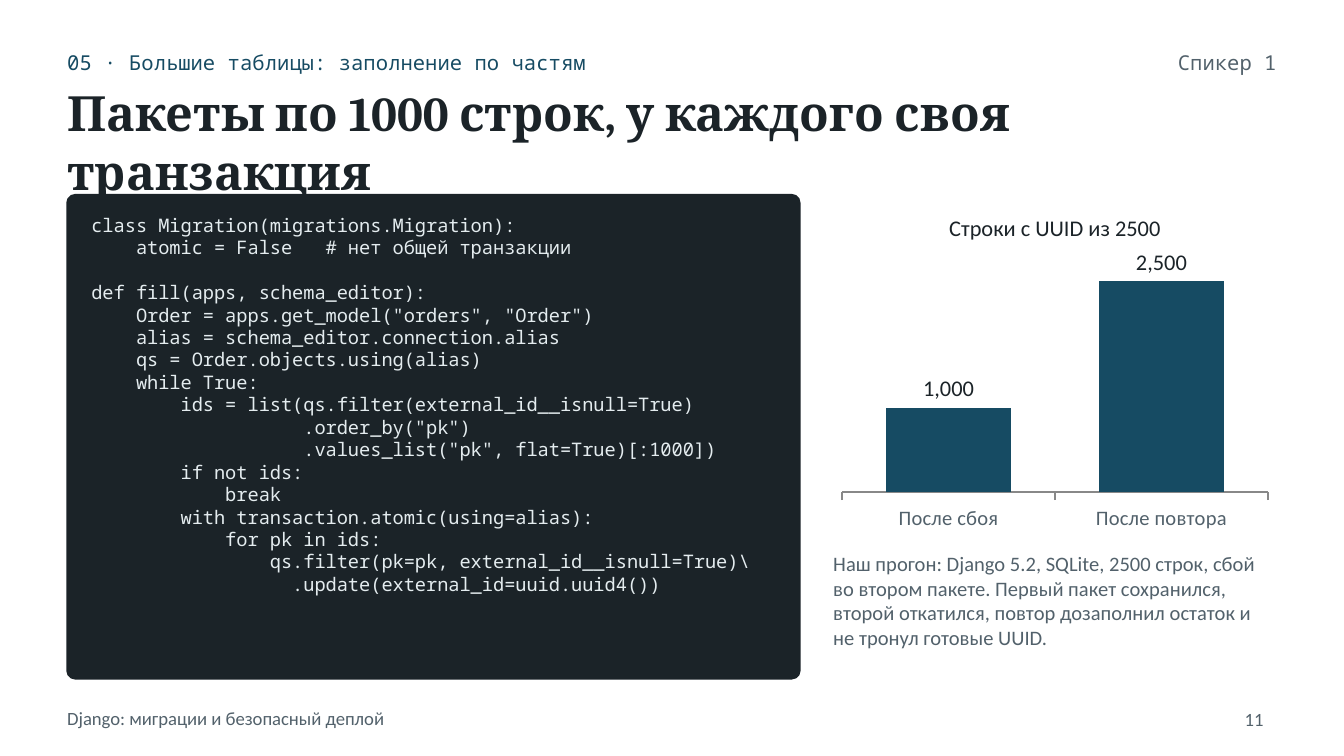
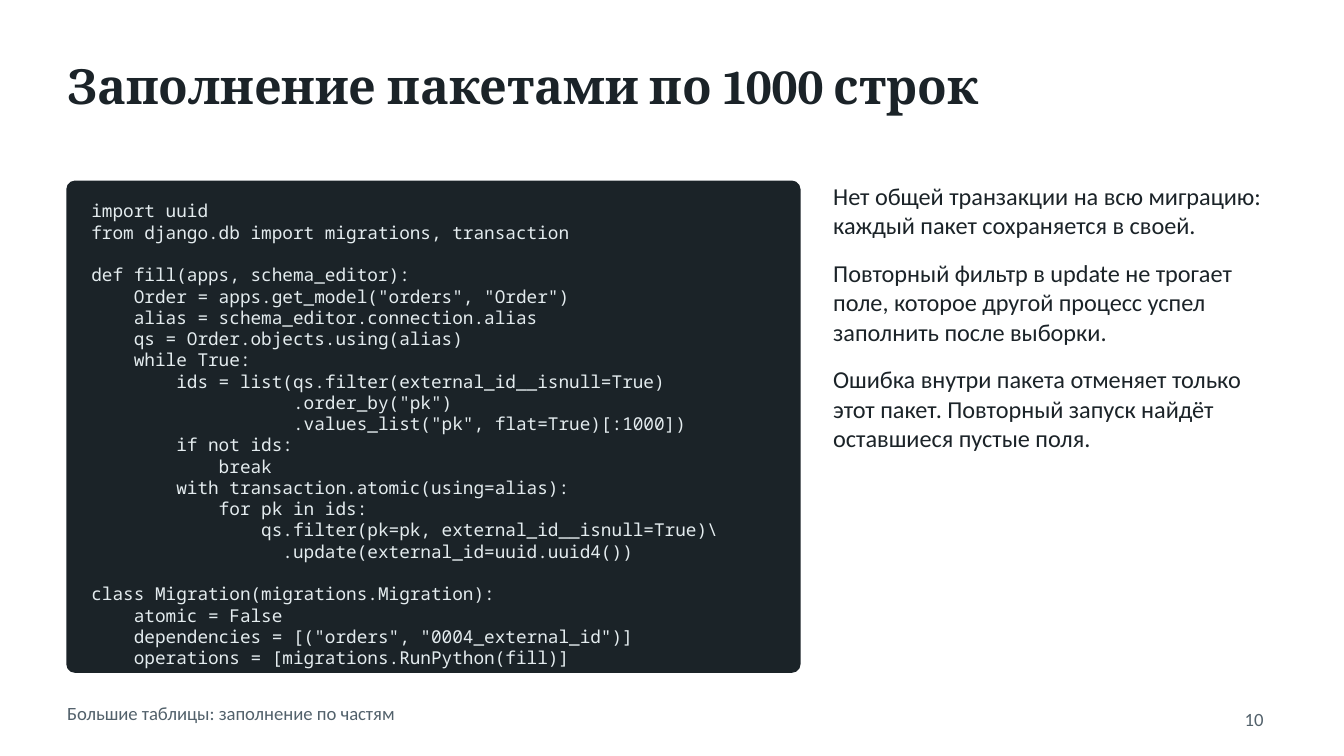
Before and after one commit to Aalerti/django-migrations-report, a slide deck: slide 10 of django_migrations_presentation.pptx (slide 11 before the commit). Drawn at 1344x756 pixels with LibreOffice and Linux fonts; fonts in the diff are those of the drawing. Boxes give left, top, right and bottom in pixels: in the first picture for what was removed or moved away, otherwise in the second. Text is boxed around its words. In the diff, an @@ line names an element or a change of style, - is before the commit and + after.

```diff
--- a/django_migrations_presentation.pptx
+++ b/django_migrations_presentation.pptx
@@ text removed at (x1=1178, y1=55, x2=1276, y2=75) @@
-Спикер 1
@@ title at (x1=67, y1=69, x2=979, y2=116): text changed @@
-Пакеты по 1000 строк, у каждого своя транзакция
+Заполнение пакетами по 1000 строк
@@ rounded rectangle resized from (x1=67, y1=195, x2=800, y2=679) to (x1=67, y1=181, x2=800, y2=672) @@
@@ rounded rectangle at (x1=67, y1=181, x2=800, y2=672): proportions changed @@
@@ text at (x1=91, y1=203, x2=569, y2=244): text changed; size 10 to 9.5 pt @@
-class Migration(migrations.Migration):
-atomic = False # нет общей транзакции
+import uuid
+from django.db import migrations, transaction
@@ text "import uuid" moved from (x1=91, y1=218, x2=750, y2=596) to (x1=91, y1=203, x2=718, y2=648) @@
@@ column chart removed at (x1=833, y1=195, x2=1277, y2=538) @@
-title "Строки с UUID из 2500"
-categories: После сбоя, После повтора
-Series 1: 1000, 2500
@@ text added at (x1=833, y1=188, x2=1261, y2=451), 13 pt, text #1B2328 @@
+Нет общей транзакции на всю миграцию: каждый пакет сохраняется в своей.
+Повторный фильтр в update не трогает поле, которое другой процесс успел заполнить после выборки.
+Ошибка внутри пакета отменяет только этот пакет. Повторный запуск найдёт оставшиеся пустые поля.
@@ text at (x1=91, y1=267, x2=718, y2=563): size 10 to 9.5 pt in "def fill(apps, schema_editor):", "Order = apps.get_model("orders", "Order")", "alias = schema_editor.connection.alias", "qs = Order.objects.using(alias)" and 10 more places @@
@@ text removed at (x1=833, y1=557, x2=1255, y2=649) @@
-Наш прогон: Django 5.2, SQLite, 2500 строк, сбой во втором пакете. Первый пакет сохранился, второй откатился, повтор дозаполнил остаток и не тронул готовые UUID.
@@ text at (x1=91, y1=586, x2=632, y2=648): paragraphs added @@
+class Migration(migrations.Migration):
+atomic = False
+dependencies = [("orders", "0004_external_id")]
+operations = [migrations.RunPython(fill)]
@@ text at (x1=67, y1=707, x2=395, y2=723): text changed; size 11 to 10 pt; font Noto Sans Mono to Calibri; text colour #164B63 to #52616B @@
-05 · Большие таблицы: заполнение по частям
+Большие таблицы: заполнение по частям
@@ text "Большие таблицы: заполнение по частям" at (x1=67, y1=707, x2=395, y2=723): vertical alignment middle to top @@
@@ text removed at (x1=67, y1=712, x2=385, y2=728) @@
-Django: миграции и безопасный деплой
@@ page number at (x1=1245, y1=714, x2=1264, y2=726): text changed @@
-11
+10
```
Also in this commit, not shown: 17 other slides changed, 2 slides added, 3 slides removed, 1 other file.
